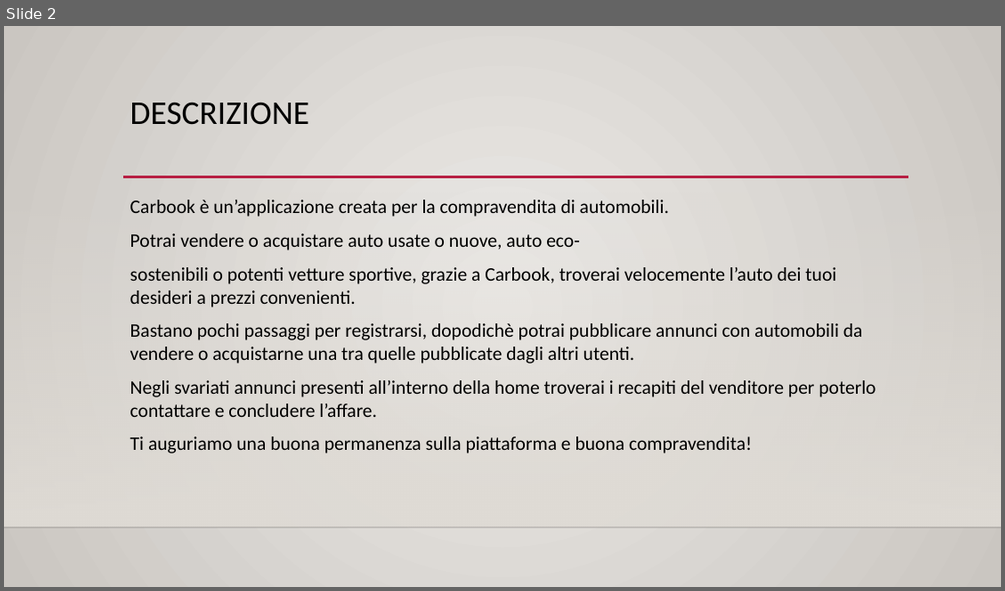
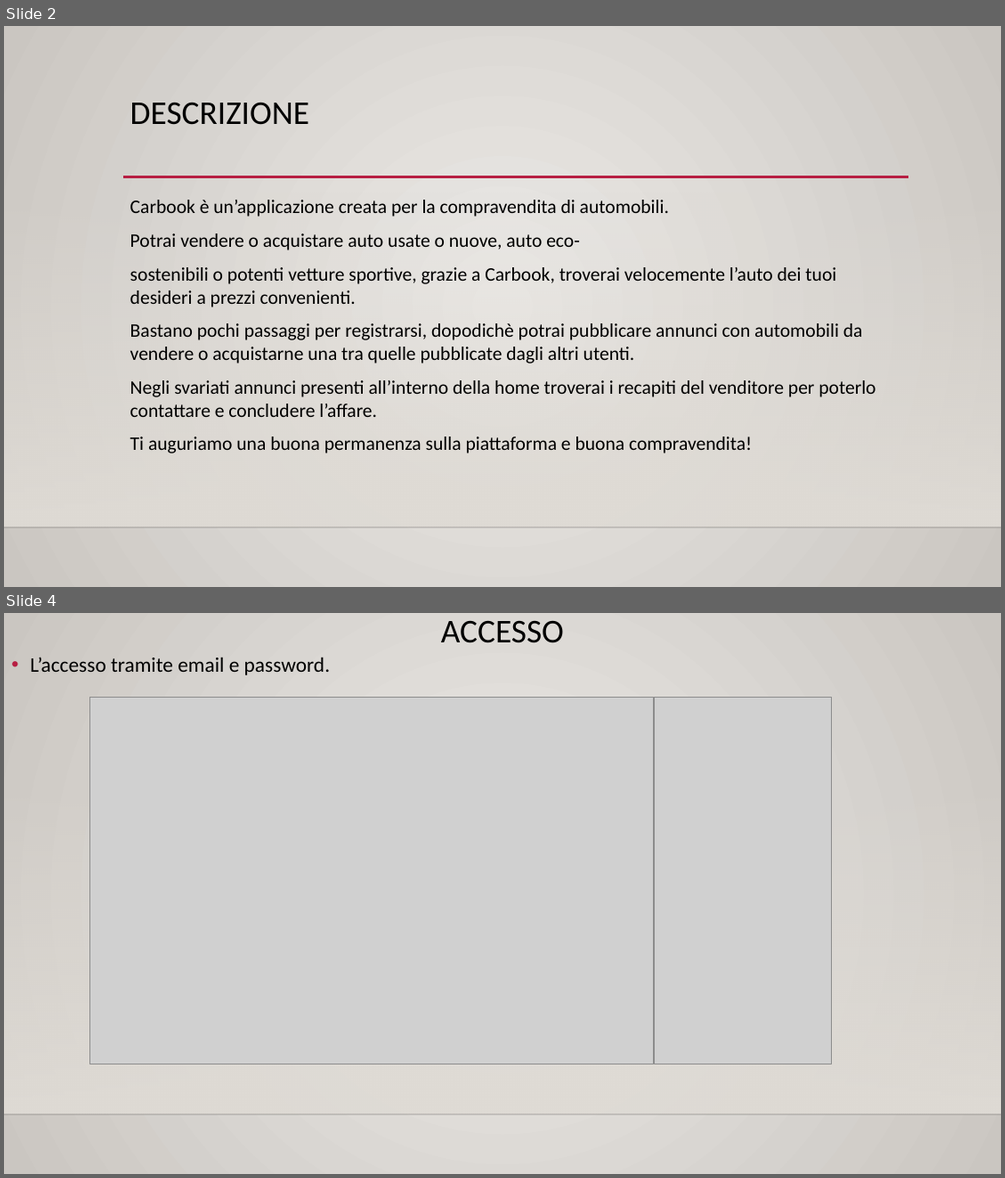
Before and after one commit to LucaNastasi/LibroAuto, a slide deck: presentazione.pptx. Shown one above the other, each under a label of ours: slide 2 before the commit, slides 2 and 4 after it; the slides between them are not shown. The pictures are 1005x591 and 1005x1178 pixels, drawn with LibreOffice and Linux fonts; fonts in the diff are those of the drawing; grey boxes stand for pictures; background and template pictures are left out. Boxes give left, top, right and bottom in pixels: in the first picture for what was removed or moved away, otherwise in the second. Text is boxed around its words. In the diff, an @@ line names an element or a change of style, - is before the commit and + after.

```diff
--- a/presentazione.pptx
+++ b/presentazione.pptx
@@ slide 4 added at [4,613,1001,1174], background gradient #ECEAE7 to #CAC7C1; not listed: 2 template elements that a slide beside it also shows @@
@@ title added at [441,620,564,643], 32 pt, text #000000 @@
+ACCESSO
@@ text added at [30,657,330,675], 20 pt, text #000000 @@
+• L’accesso tramite email e password.
@@ picture added at [89,698,654,1064] @@
@@ picture added at [655,698,832,1064] @@
```
Also in this commit, not shown: 1 slide changed, 5 other slides added, 1 other file.
